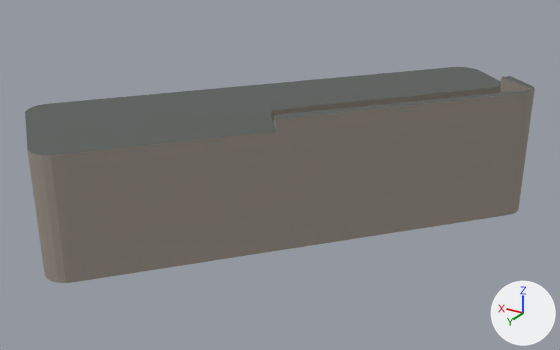
The glTF model public/canal-drive/models/ordinary-buildings/recipe-large-politie-oost-zeeburg.glb, before and after one commit.
Both versions are drawn from a 50 mm lens placed at (-38.4, 64.6, 36.6), pointed at (-0.4, 1.3, 5.0). Arrows for +X, +Y and +Z are at lower right; the lights stay in place. The older version comes first. Vertices at exactly the same position are counted once.

The first picture shows 'politie-oost-zeeburg'.
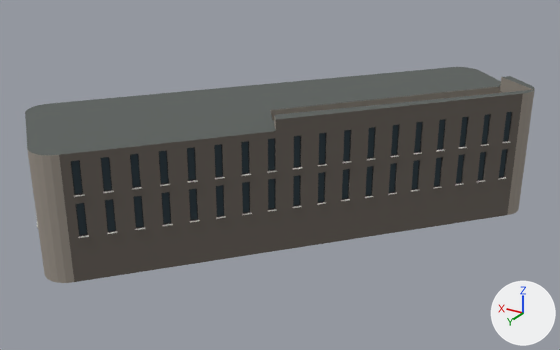
The change in detail:
Material '665f58_stucco' (mat_665f58_stucco) is new.
Its base color is (0.133, 0.114, 0.0976) (dark grey #665f58).
Its roughness is 0.9.
me_politie_oost_zeeburg is used by ob_politie_oost_zeeburg; location (0.0, 0.0, 0.0).
me_politie_oost_zeeburg had 1515 vertices, 2049 faces and spanned x -21.5..20.4, y -22.2..22.9, z 0.0..13.5.
me_politie_oost_zeeburg now has 2498 vertices, 3448 faces and spans x -21.5..20.4, y -22.2..22.9, z 0.0..13.5.
me_politie_oost_zeeburg part 1: 1 vertex removed from x -3.7, y 7.6, z 0.0; 984 vertices added at x -20.3..19.2, y -11.3..22.3, z 4.4..11.7.
me_politie_oost_zeeburg part 2: 1 face spanning x -20.8..-3.7, y -11.9..7.6, z 12.4..13.5 switches from mat_9a9288_stucco_grid (grey #9a9288) to mat_665f58_stucco (dark grey #665f58).
me_politie_oost_zeeburg gains material mat_665f58_stucco (dark grey #665f58).

Where the change shows, as pixel boxes (x1, y1, x2, y2) in the pictures (560 x 350 px):
part 1 of me_politie_oost_zeeburg, cut back
    before: (75, 94, 523, 282)
    after: (37, 94, 523, 282)
part 2 of me_politie_oost_zeeburg, recoloured (grey to dark grey)
    both: (276, 94, 517, 131)
